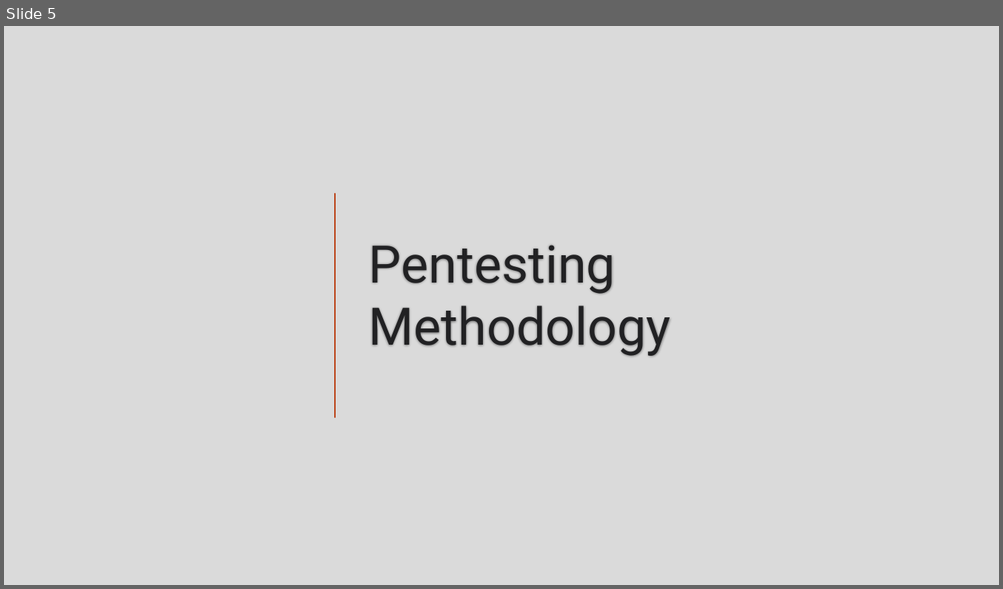
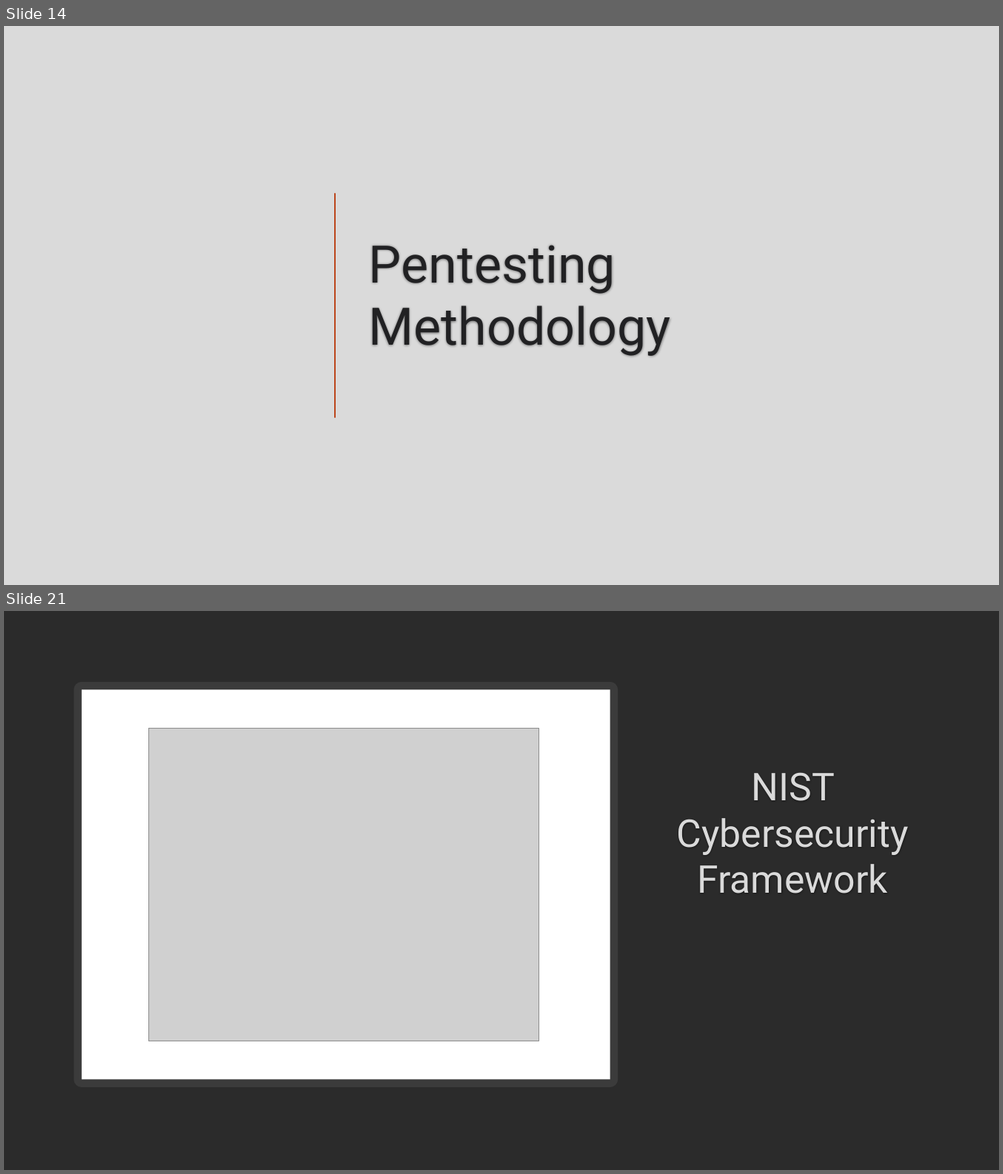
Before and after one commit to hexa-decim8/ISBPM, a slide deck: Class_Materials/Week_2/Day_1_Security_and_Architecture_WIP/ISBPM - Intro to Security.pptx. Shown one above the other, each under a label of ours: slide 5 before the commit, slides 14 and 21 after it; the slides between them are not shown. The pictures are 1003x589 and 1003x1174 pixels, drawn with LibreOffice and Linux fonts; fonts in the diff are those of the drawing; grey boxes stand for pictures; background and template pictures are left out; a plain dark background stands for a picture behind light text. Boxes give left, top, right and bottom in pixels: in the first picture for what was removed or moved away, otherwise in the second. Text is boxed around its words. In the diff, an @@ line names an element or a change of style, - is before the commit and + after.

```diff
--- a/Class_Materials/Week_2/Day_1_Security_and_Architecture_WIP/ISBPM - Intro to Security.pptx
+++ b/Class_Materials/Week_2/Day_1_Security_and_Architecture_WIP/ISBPM - Intro to Security.pptx
@@ slide 21 added at <box>4,611,999,1170</box>, background picture (left out) @@
@@ rectangle added at <box>82,690,610,1080</box>, fill #FFFFFF, outline #FFFFFF 15 pt @@
@@ picture added at <box>149,728,539,1041</box> @@
@@ title added at <box>677,772,908,894</box>, 37 pt, text #DADADA @@
+NIST Cybersecurity Framework
@@ what was slide 5 is now slide 14 @@
```
Also in this commit, not shown: 3 slides changed, 13 other slides added, 3 other files.
